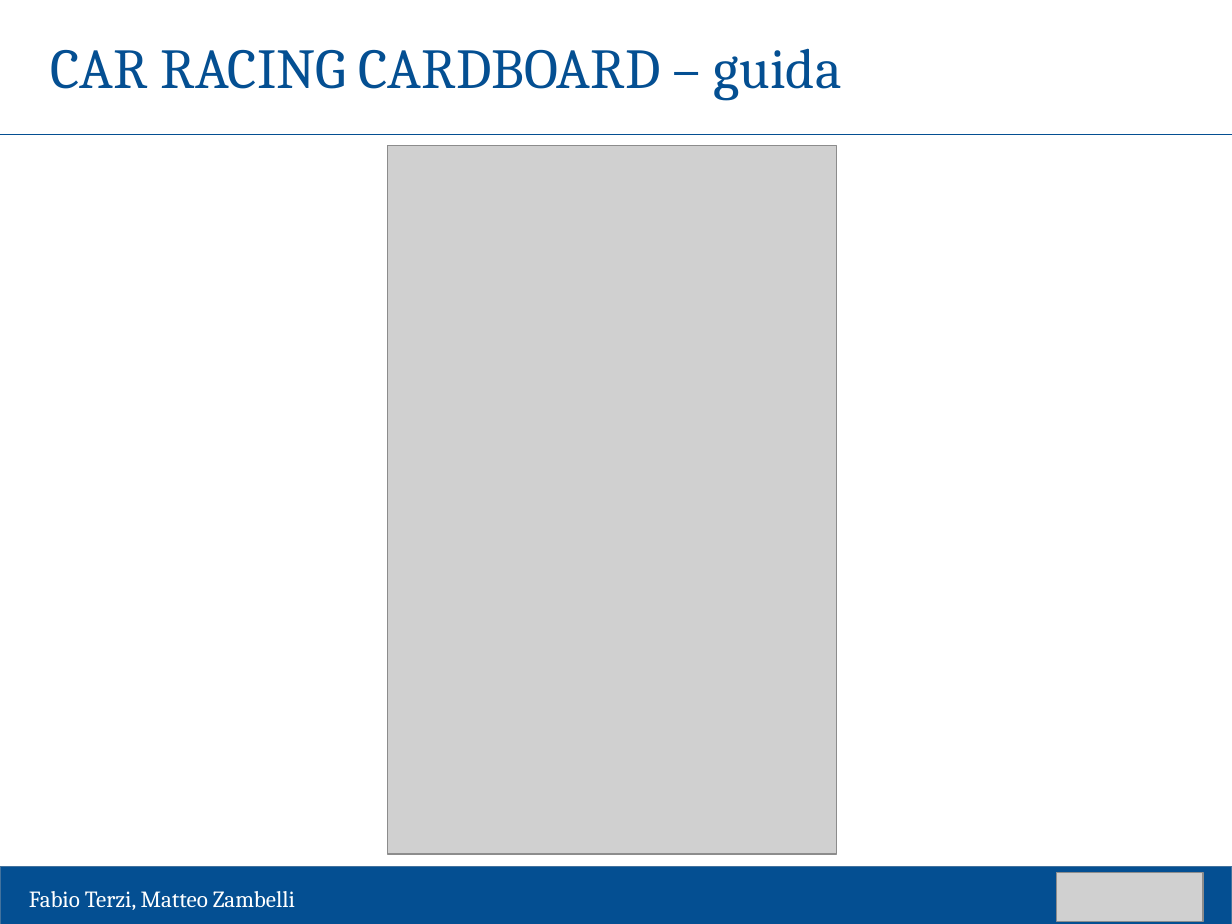
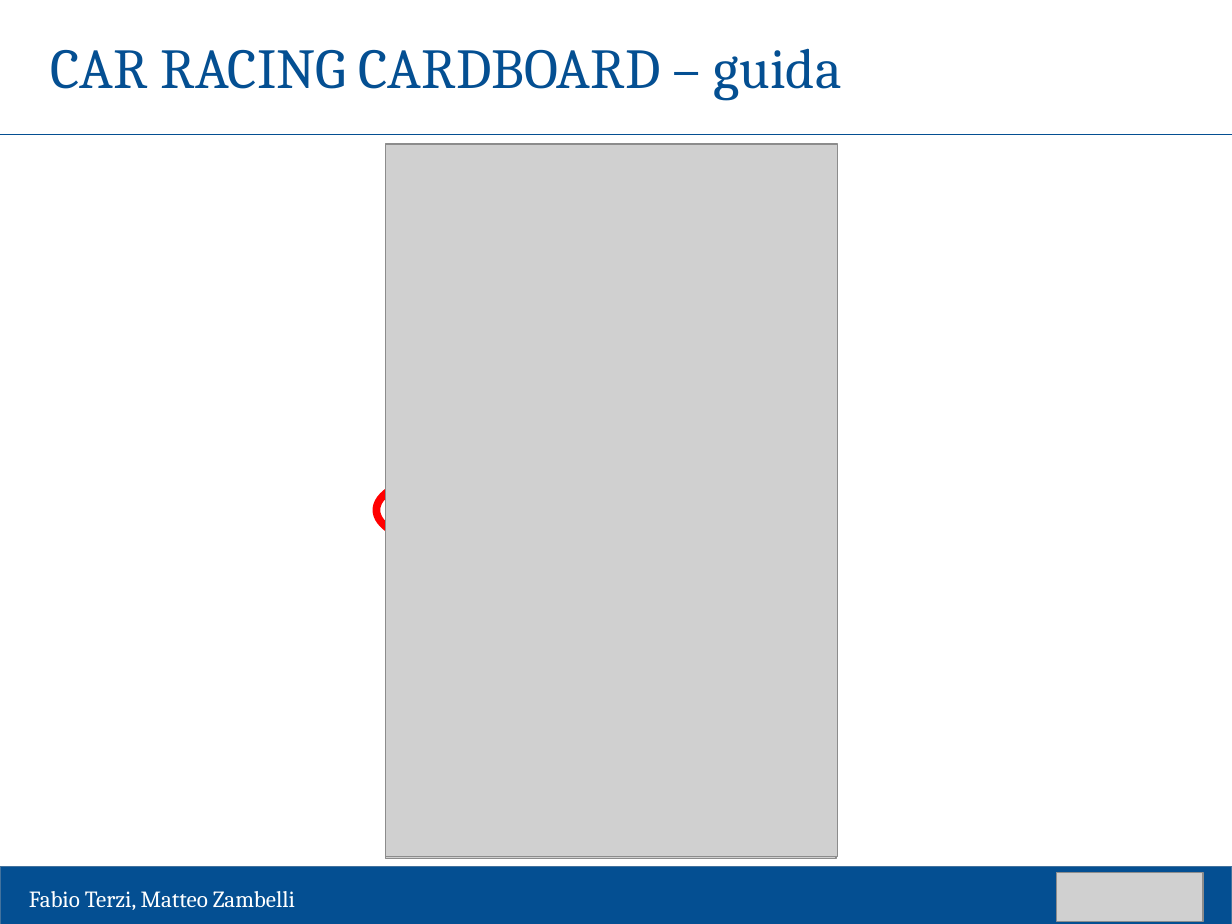
Before and after one commit to matteozambelli/CardboardApp, a slide deck: slide 11 of tesi/presentazione/template laurea-43.pptx. Drawn at 1232x924 pixels with LibreOffice and Linux fonts; fonts in the diff are those of the drawing; grey boxes stand for pictures. Boxes give left, top, right and bottom in pixels: in the first picture for what was removed or moved away, otherwise in the second. Text is boxed around its words. In the diff, an @@ line names an element or a change of style, - is before the commit and + after.

Commit message:
slide

```diff
--- a/tesi/presentazione/template laurea-43.pptx
+++ b/tesi/presentazione/template laurea-43.pptx
@@ picture added at [386, 147, 837, 859] @@
@@ picture added at [386, 145, 838, 856] @@
@@ picture added at [386, 144, 838, 856] @@
@@ picture added at [387, 147, 837, 856] @@
@@ ellipse added at [377, 467, 615, 552], outline #FF0000 4.5 pt @@
```
